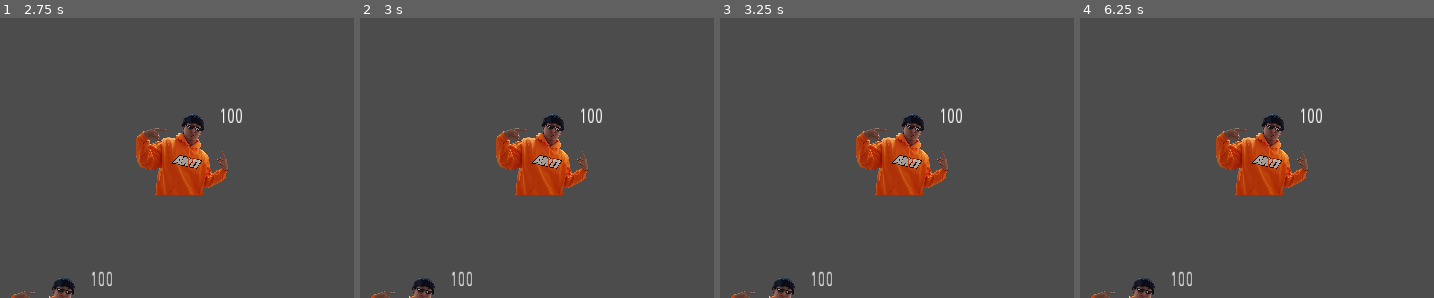
Above: before the commit, frames 1-4 (left to right).
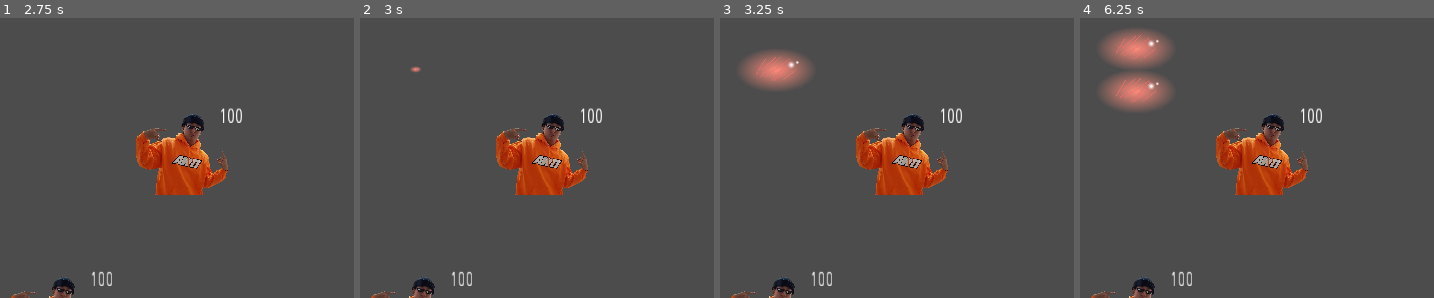
Above: after the commit, the same moments.

Repository: monoai/gamejam2020
Game: Godot game, scene res://Main.tscn
Two runs of this game, one before a commit and one after it. Both use one fixed random seed, a clock stepped at 60 frames per second and the inputs below.
Inputs:
- Up to frame 1 (2.75 s): tap Enter at 0.5, 2 s; tap Space at 1.25 s
- Up to frame 2 (3 s): tap Space at 2.75 s
- Up to frame 3 (3.25 s): no input
- Up to frame 4 (6.25 s): tap Enter at 3.5 s; tap Space at 4.25 s
The pictures show only the part of the screen within x 0-50%, y 0-50%; the shares and areas given below are measured in that part.

Frame 1 is identical in both runs. In frame 2, less than 0.1% of the frame differs, in the area x 14-18%, y 17-20%; in frame 3, 2.1%; in frame 4, 4.3%, in the area x 5-26%, y 4-34%.

Commit message:
Still doing stuff for bullets
Still can't make the bullets, uploading my branch in order to clone from the master.

Diff:
--- a/Bullets.gd
+++ b/Bullets.gd
@@ -1,5 +1,12 @@
 extends Node
 
+onready var TurretB = get_node("/root/Main.tscn/Main/TurretB")
+
 func _ready():
+	pass
 
+func _physics_process(delta):
+	var t = $Bullet.get_position()
+	var dir = (t - TurretB.get_position()).normalized()
+	$Bullet.position = dir
 	pass
--- a/Bullets.tscn
+++ b/Bullets.tscn
@@ -7,14 +7,15 @@
 height = 6.28863
 
 [node name="Bullet" type="RigidBody2D"]
+scale = Vector2( 0.15, 0.15 )
 gravity_scale = 0.0
 
 [node name="blush transparent" type="Sprite" parent="."]
-position = Vector2( -0.341534, -0.215629 )
-scale = Vector2( 0.898048, 0.898048 )
+position = Vector2( 0.532043, 0.95549 )
+scale = Vector2( 0.185592, 0.185592 )
 texture = ExtResource( 2 )
 
 [node name="CollisionShape2D" type="CollisionShape2D" parent="."]
 rotation = 1.5708
-scale = Vector2( 25, 25 )
+scale = Vector2( 5, 5 )
 shape = SubResource( 1 )
--- a/Main.gd
+++ b/Main.gd
@@ -12,8 +12,6 @@
 
 
 func _on_ShootTimer_timeout():
-	$ShootTimer.start()
 	var bullet = Bullets.instance()
 	add_child(bullet)
-	var speed = 5
 	pass # Replace with function body.
--- a/Main.tscn
+++ b/Main.tscn
@@ -30,4 +30,5 @@
 
 [node name="ShootTimerA" type="Timer" parent="."]
 wait_time = 3.0
+autostart = true
 [connection signal="timeout" from="ShootTimerA" to="." method="_on_ShootTimer_timeout"]
--- a/TurretA.gd
+++ b/TurretA.gd
@@ -8,7 +8,7 @@
 func _on_Turret1_body_entered(body):
 	var health = 100
 	health = health - DAMAGE_1
-	$Health.set_text(health)
+	$Health.set_text(str(health))
 	pass # Replace with function body.
 
 
--- a/TurretA.tscn
+++ b/TurretA.tscn
@@ -1,8 +1,7 @@
-[gd_scene load_steps=6 format=2]
+[gd_scene load_steps=5 format=2]
 
 [ext_resource path="res://TurretA.gd" type="Script" id=1]
 [ext_resource path="res://awit kacer 2trans.png" type="Texture" id=2]
-[ext_resource path="res://Bullets.tscn" type="PackedScene" id=3]
 
 [sub_resource type="SpriteFrames" id=1]
 animations = [ {
@@ -19,7 +18,6 @@
 scale = Vector2( 1, 1.5 )
 gravity = 0.0
 script = ExtResource( 1 )
-Bullets = ExtResource( 3 )
 
 [node name="AnimatedSprite" type="AnimatedSprite" parent="."]
 scale = Vector2( 1, 0.666667 )
